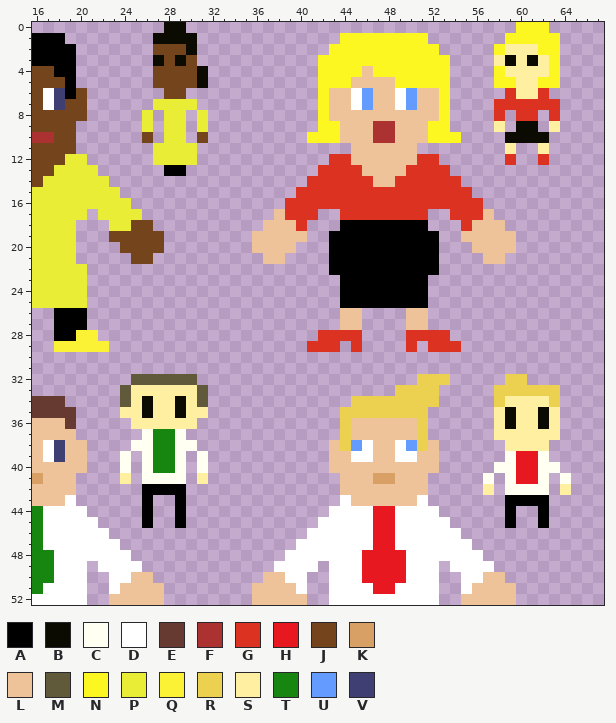
Two versions of one pixel-art file, assets/img/CharacterSheet.aseprite. That is the earlier state.
128x96 pixels, 1 frame. Colours within 5 levels of each other are drawn and written as one. Shown: x 16..67, y 0..52. The old version is drawn lined up with the new one. The commit also changed other parts of the picture, which this record leaves out.
Visible layers, top first: "OldReference", "Template".
Palette (. is transparent): A #000000  B #0b0b02  C #fffff2  D #ffffff  E #663931  F #ac3232  G #db3222  H #e81821  J #74441d  K #d9a066  L #eec39a  M #60593a  N #fcf721  P #e9ed36  Q #fbf236  R #ecd151  S #ffefa1  T #168611  U #639bff  V #3f3f74
Pixels before (only the part around the change), first column x 16:
 0 ............BB..............................NNN.....
 1 AAA........BBBB.............NNNNNNNN.......NNNNN....
 2 AAAA.......JJJB............NNNNNNNNNN.....NSSSNN....
 3 AAAA.......BJBJ...........NNNNNNNNNNNN....SBSBSN....
 4 JJAA.......JJJJB..........NNNNLNNNNNNN....NSSSSN....
 5 JJJA.......JJJJB..........NNNLLLLNNNNN....NNSSNN....
 6 JDVAJ.......JJ............NLLDULLDULLN.....GSSG.....
 7 JDVJJ......PPPP...........NLLDULLDULLN....GGGGGG....
 8 JJJJJ.....P.PP.P..........NLLLLLLLLLLN....G.GG.G....
 9 JJJJ......P.PP.P..........NNLLLFFLLLNN....S.BB.S....
10 FFJJ......J.PP.J.........NNNLLLFFLLLNNN....BBBB.....
11 JJJJ.......PPPP..............LLLLLL........S..S.....
12 JJJPP......PPPP............GGLLLLLLGG......G..G.....
13 JJPPPP......AA............GGGGLLLLGGGG..............
14 JPPPPPP..................GGGGGGLLGGGGGG.............
15 PPPPPPPP................GGGGGGGGGGGGGGGG............
16 PPPPPPPPP..............GGGGGGGGGGGGGGGGGG...........
17 PPPPP.PPPP............LGGG..GGGGGGGG..GGGL..........
18 PPPP...PPJJ..........LLLG...AAAAAAAA...GLLL.........
19 PPPP...JJJJJ........LLLLL..AAAAAAAAAA..LLLLL........
20 PPPP....JJJJ........LLLL...AAAAAAAAAA...LLLL........
21 PPPP.....JJ..........LL....AAAAAAAAAA....LL.........
22 PPPPP......................AAAAAAAAAA...............
23 PPPPP.......................AAAAAAAA................
24 PPPPP.......................AAAAAAAA................
25 PPPPP.......................AAAAAAAA................
26 ..AAA.......................LL....LL................
27 ..AAA.......................LL....LL................
28 ..AAQQ....................GGGG....GGGG..............
29 ..QQQQQ..................GGG.G....G.GGG.............
30 ....................................................
31 ....................................................
32 .........MMMMMM....................RRR.....RR.......
33 ........MSSSSSSM.................RRRR.....RRRRRR....
34 EEE.....MSBSSBSM.............RRRRRRRR.....RSSSSR....
35 EEEE....SSBSSBSS............RRRRRRRR......SBSSBS....
36 LLLE.....SSSSSS.............RLLLLLLR......SBSSBS....
37 LLLL......CTTC..............RLLLLLLR......SSSSSS....
38 LDVLL....CCTTCC............LRUDLLDURL......SSSS.....
39 LDVLL...C.CTTC.C...........LLDDLLDDLL......CHHC.....
40 LLLLL...C.CTTC.C...........LLLLLLLLLL.....CCHHCC....
41 KLLL....S.CCCC.S............LLLKKLLL.....C.CHHC.C...
42 LLLL......AAAA..............LLLLLLLL.....S.CCCC.S...
43 LLLD......A..A..............DLLLLLLD.......AAAA.....
44 TDDDD.....A..A.............DDDDHHDDDD......A..A.....
45 TDDDDD....A..A............DDDDDHHDDDDD.....A..A.....
46 TDDDDDD..................DDDDDDHHDDDDDD.............
47 TDDDDDDD................DDDDDDDHHDDDDDDD............
48 TTDDDDDDD..............DDDDDDDHHHHDDDDDDD...........
49 TTDDD.DDDD............DDDD.DDDHHHHDDD.DDDD..........
50 TTDDD..DDLL..........LLDD..DDDHHHHDDD..DDLL.........
51 TDDDD..DLLLL........LLLLD..DDDDHHDDDD..DLLLL........
52 DDDDD..LLLLL........LLLLL..DDDDDDDDDD..LLLLL........
And afterwards:
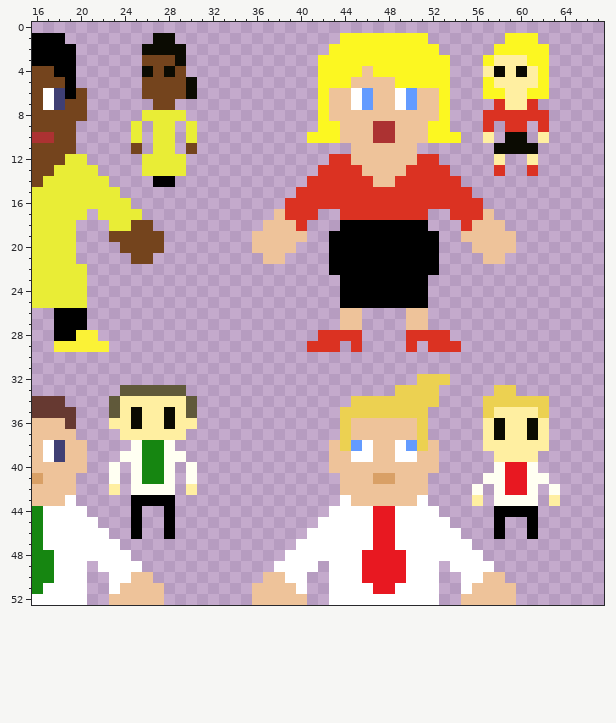
Diff:
drawings rearranged on the sheet (the old picture shows each at its new place; 1 dropped ones are not shown)
y 0: x 28..29 BB -> ..; x 60..62 NNN -> ...
y 1: x 29..30 BB -> ..; x 62..63 NN -> ..
y 2: x 26..30 .JJJB -> BBBB.; x 59..61 SSS -> NNN; x 63 N -> .
y 3: x 26..27 .B -> JJ; x 30 J -> .; x 57 . -> N; x 59 B -> S; x 61..63 BSN -> NN.
y 4: x 26 . -> B; x 28 J -> B; x 30..31 JB -> ..; x 57..58 .N -> SB; x 60 S -> B; x 62..63 SN -> N.
y 5: x 26 . -> J; x 30..31 JB -> B.; x 57..59 .NN -> NSS; x 63 N -> .
y 6: x 26..27 .. -> JJ; x 30 . -> B; x 57..59 ..G -> NNS; x 61..62 SG -> NN
y 7: x 27..30 PPPP -> JJ..; x 59..60 GG -> SS; x 62..63 GG -> ..
y 8: x 27 . -> P; x 31 P -> .; x 57 . -> G; x 59 . -> G; x 62..63 .G -> G.
y 9: x 25..27 .P. -> P.P; x 29..31 P.P -> .P.; x 57..63 .S.BB.S -> G.GG.G.
y 10: x 25..27 .J. -> P.P; x 29..31 P.J -> .P.; x 57 . -> S; x 61..62 BB -> .S
y 11: x 25 . -> J; x 29..30 PP -> .J; x 58..62 .S..S -> BBBB.
y 12: x 26 . -> P; x 30 P -> .; x 58..59 .G -> S.; x 61..62 .G -> S.
y 13: x 26..29 ..AA -> PPPP; x 58 . -> G; x 61 . -> G
y 14: x 27..28 .. -> AA
y 32: x 25..30 MMMMMM -> ......; x 59..60 RR -> ..
y 33: x 25..31 SSSSSSM -> MMMMM..; x 60..63 RRRR -> ....
y 34: x 23..24 .M -> MS; x 26 B -> S; x 29..31 BSM -> SM.; x 57 . -> R; x 59..63 SSSSR -> RRRR.
y 35: x 23 . -> M; x 25..26 SB -> BS; x 28..31 SBSS -> BSM.; x 57 . -> R; x 59 B -> S; x 62..63 BS -> R.
y 36: x 23..25 ..S -> SSB; x 28 S -> B; x 57..59 .SB -> SBS; x 61..63 SBS -> BS.
y 37: x 24..29 ..CTTC -> SSSSSS; x 57..58 .S -> SB; x 61 S -> B; x 63 S -> .
y 38: x 26 C -> T; x 28..30 TCC -> C..; x 57..58 .. -> SS
y 39: x 25..26 .C -> CT; x 28 T -> C; x 31 C -> .; x 58..62 .CHHC -> SSSS.
y 40: x 23..26 .C.C -> C.CT; x 28..31 TC.C -> C.C.; x 59 C -> H; x 61..63 HCC -> C..
y 41: x 23..27 .S.CC -> C.CTT; x 29..31 C.S -> .C.; x 58..59 .C -> CH; x 61 H -> C; x 64 C -> .
y 42: x 23 . -> S; x 25..30 .AAAA. -> CCCC.S; x 56..60 .S.CC -> C.CHH; x 62..64 C.S -> .C.
y 43: x 25 . -> A; x 27..29 ..A -> AA.; x 56 . -> S; x 58..63 .AAAA. -> CCCC.S
y 44: x 25..26 .A -> A.; x 28..29 .A -> A.; x 58 . -> A; x 60..62 ..A -> AA.
y 45: x 25..26 .A -> A.; x 28..29 .A -> A.; x 58..59 .A -> A.; x 61..62 .A -> A.
y 46: x 25 . -> A; x 28 . -> A; x 58 . -> A; x 61 . -> A
Boxes around the changes in both pictures, in picture pixels (x1, y1, x2, y2):
changed: (131, 22, 208, 187)
changed: (483, 22, 560, 176)
changed: (109, 374, 208, 539)
changed: (472, 374, 571, 539)
